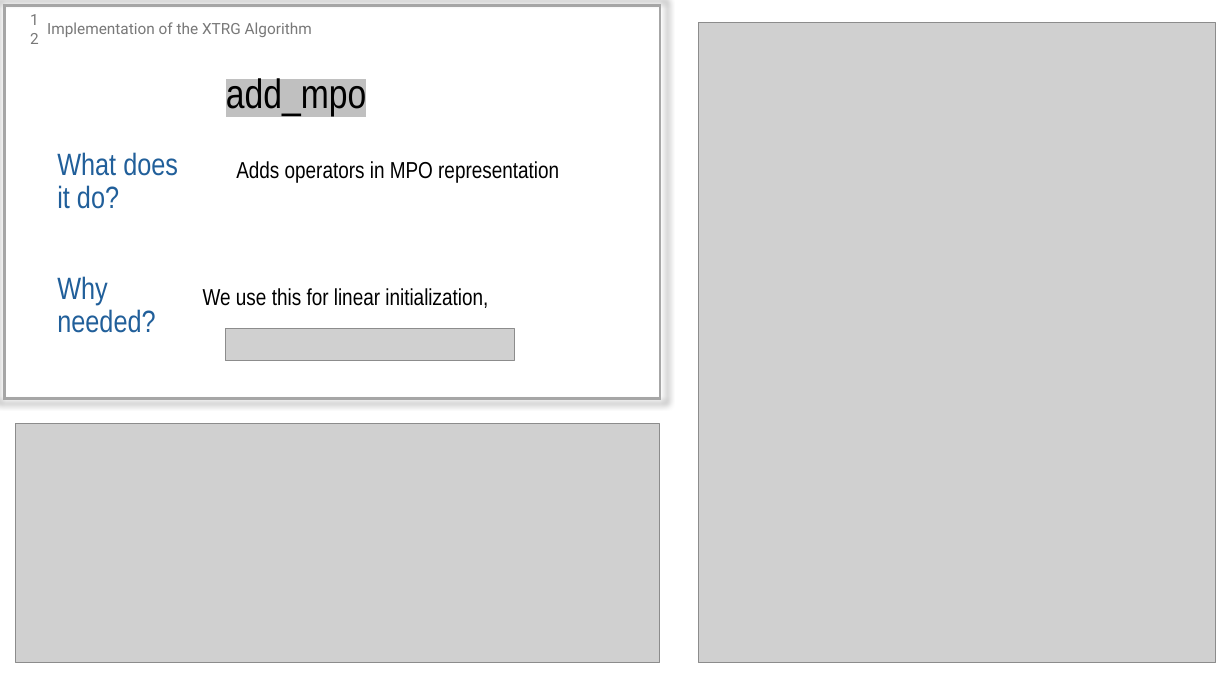
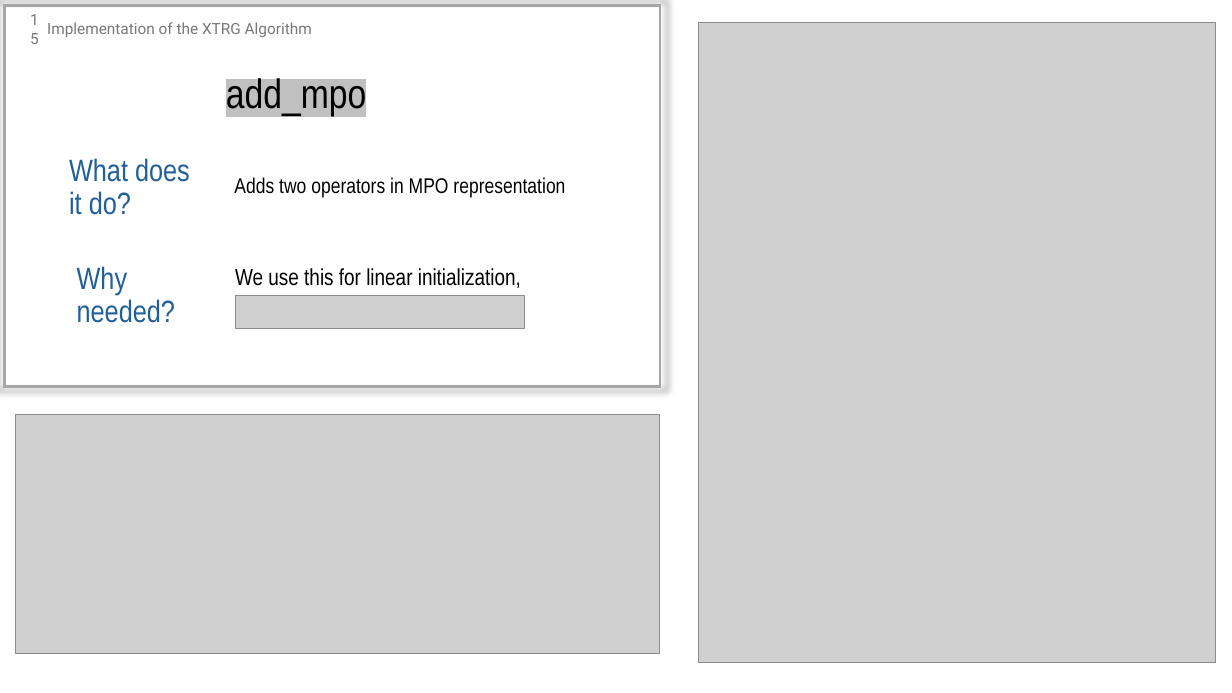
Before and after one commit to MrHighsenberg/XTRG-Algorithm, a slide deck: slide 15 of presentation/Term_Project_XTRG_Presentation.pptx (slide 12 before the commit). Drawn at 1232x693 pixels with LibreOffice and Linux fonts; fonts in the diff are those of the drawing; grey boxes stand for pictures. Boxes give left, top, right and bottom in pixels: in the first picture for what was removed or moved away, otherwise in the second. Text is boxed around its words. In the diff, an @@ line names an element or a change of style, - is before the commit and + after.

```diff
--- a/presentation/Term_Project_XTRG_Presentation.pptx
+++ b/presentation/Term_Project_XTRG_Presentation.pptx
@@ rectangle resized from (x1=5, y1=6, x2=660, y2=399) to (x1=5, y1=6, x2=660, y2=386) @@
@@ page number at (x1=12, y1=10, x2=48, y2=47): text changed @@
-12
+15
@@ text "What does it do?" moved from (x1=57, y1=152, x2=178, y2=209) to (x1=69, y1=158, x2=190, y2=215) @@
@@ text at (x1=234, y1=177, x2=565, y2=198): text changed; size 18 to 16.6 pt @@
-Adds operators in MPO representation
+Adds two operators in MPO representation
@@ text "Why needed?" moved from (x1=57, y1=276, x2=155, y2=333) to (x1=77, y1=266, x2=175, y2=323) @@
@@ text "We use this for linear ..." moved from (x1=203, y1=288, x2=488, y2=308) to (x1=235, y1=268, x2=521, y2=288) @@
@@ picture moved from (x1=226, y1=328, x2=515, y2=360) to (x1=236, y1=296, x2=525, y2=328) @@
@@ picture moved from (x1=16, y1=423, x2=660, y2=663) to (x1=16, y1=414, x2=660, y2=653) @@
```
Also in this commit, not shown: 22 other slides changed, 5 slides added, 2 slides removed, 7 other files.
